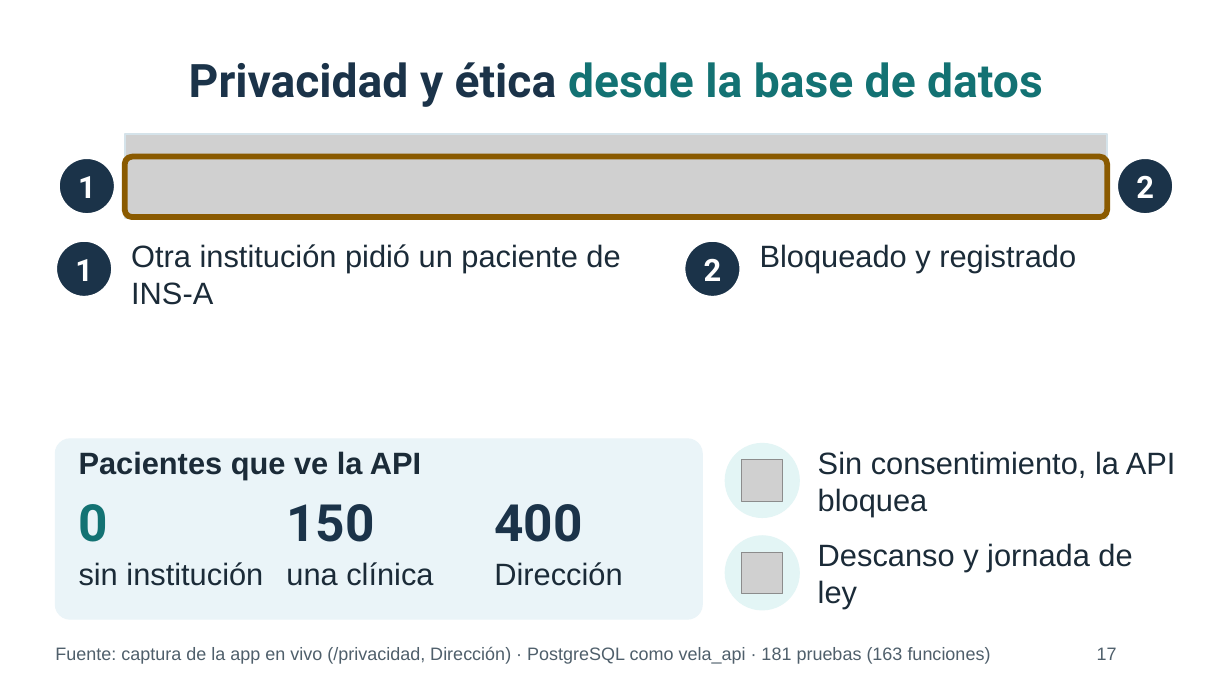
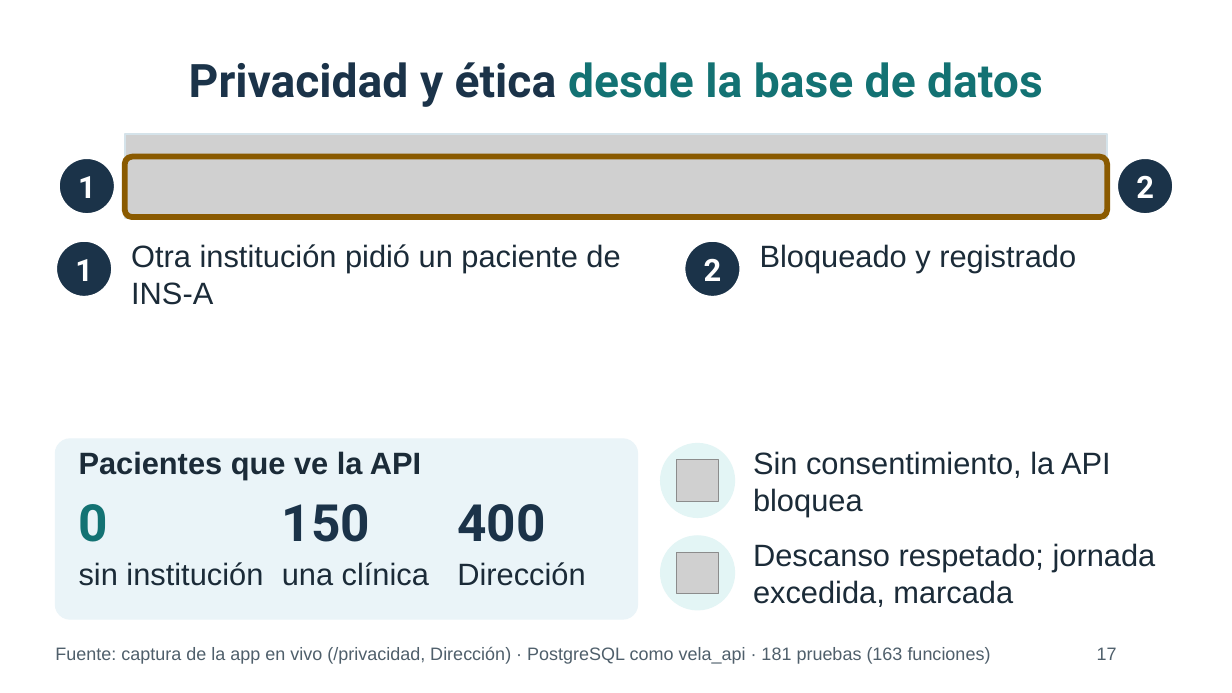
Before and after one commit to daviddzd/vela, a slide deck: slide 17 of docs/presentacion/enlaza_coloquio_capturas.pptx. Drawn at 1232x693 pixels with LibreOffice and Linux fonts; fonts in the diff are those of the drawing; grey boxes stand for pictures; background and template pictures are left out. Boxes give left, top, right and bottom in pixels: in the first picture for what was removed or moved away, otherwise in the second. Text is boxed around its words. In the diff, an @@ line names an element or a change of style, - is before the commit and + after.

Commit message:
Apply the review of the screenshot deck
Slide 16: 'Escenario base', legend stacked above the tiles. Slide 17: rest
respected, workday excess flagged. Slide 13: 'con límite y reserva / sin
ellos'. Slide 8: non-urgent high priority always waits for a person.
Slides 6 and 8: callouts moved off the row text. Script: base scenario,
'en qué condiciones es un negocio viable', rest day and flagged shifts.

```diff
--- a/docs/presentacion/enlaza_coloquio_capturas.pptx
+++ b/docs/presentacion/enlaza_coloquio_capturas.pptx
@@ rounded rectangle: place and size @@
-rounded rectangle at (55,439,702,619)
+rounded rectangle at (55,439,638,619)
@@ text "Sin consentimiento, la API bloquea": place and size @@
-text "Sin consentimiento, la API bloquea" at (818,451,1176,516)
+text "Sin consentimiento, la API bloquea" at (753,451,1111,516)
@@ text "150": place and size @@
-text "150" at (286,504,374,542)
+text "150" at (282,504,370,542)
@@ text "400": place and size @@
-text "400" at (494,504,582,542)
+text "400" at (457,504,545,542)
@@ 2 pictures, 2 ellipses: place and size @@
-2 pictures, 2 ellipses at (726,444,799,610)
+2 pictures, 2 ellipses at (661,444,735,610)
@@ text "una clínica": place and size @@
-text "una clínica" at (286,562,433,586)
+text "una clínica" at (282,562,429,586)
@@ text "Dirección": place and size @@
-text "Dirección" at (494,562,622,586)
+text "Dirección" at (457,562,585,586)
@@ text at (753,543,1156,607): text changed @@
-Descanso y jornada de ley
+Descanso respetado; jornada excedida, marcada
```
Also in this commit, not shown: 4 other slides changed, 5 other files.
